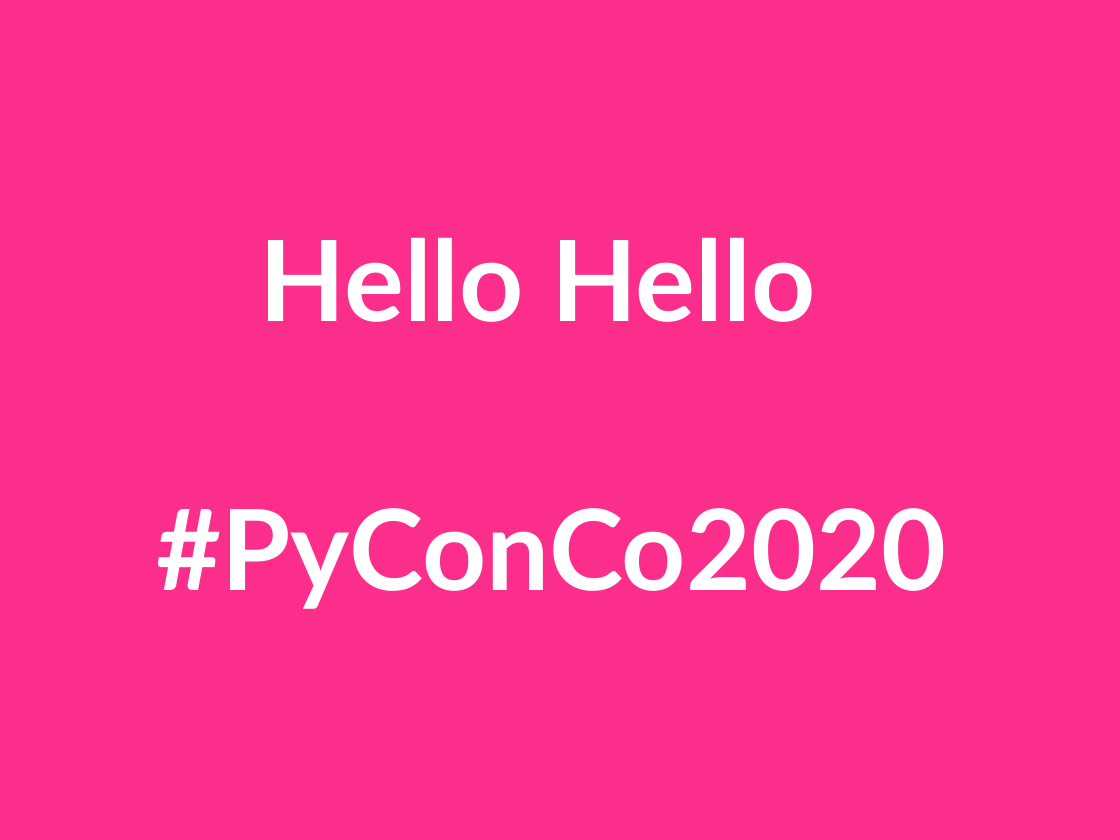
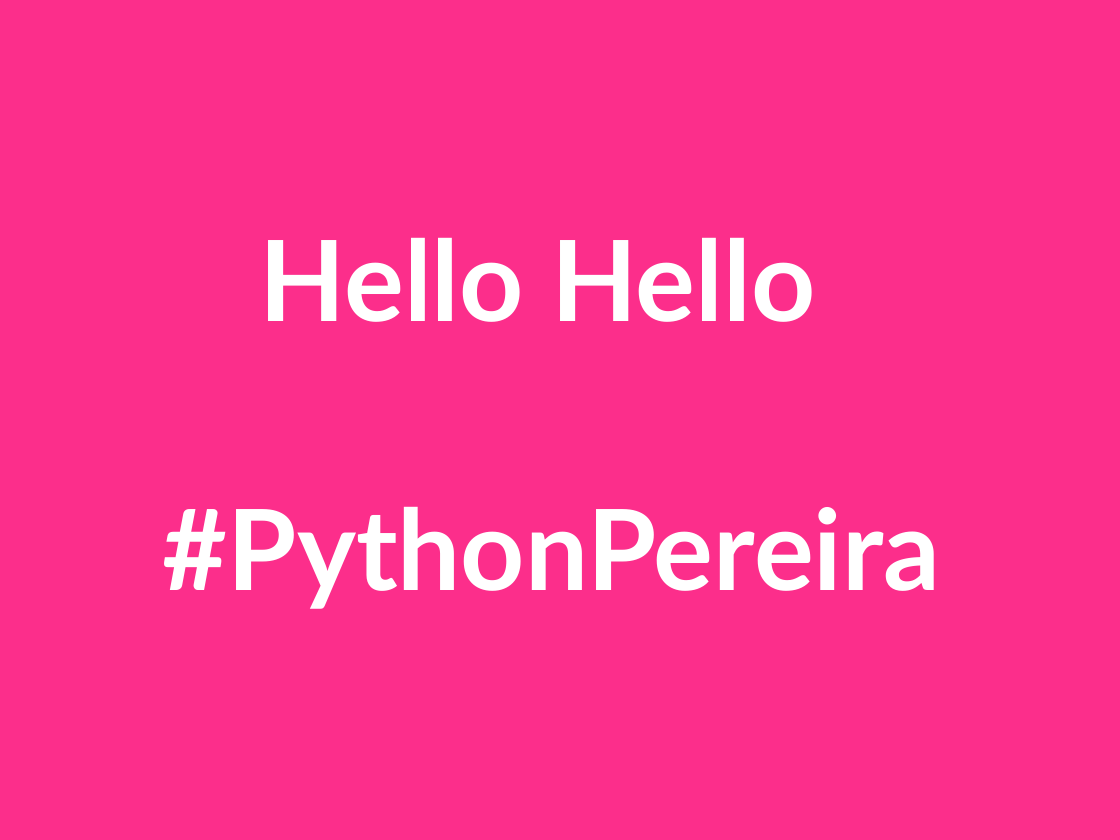
Before and after one commit to ALandazabal/Analisis-de-Sentimiento--Talk, a slide deck: slide 1 of Angelica Landazabal - PyConCo2020.pptx. Drawn at 1120x840 pixels with LibreOffice and Linux fonts; fonts in the diff are those of the drawing. Boxes give left, top, right and bottom in pixels: in the first picture for what was removed or moved away, otherwise in the second. Text is boxed around its words. In the diff, an @@ line names an element or a change of style, - is before the commit and + after.

```diff
--- a/Angelica Landazabal - PyConCo2020.pptx
+++ b/Angelica Landazabal - PyConCo2020.pptx
@@ title at [163, 237, 940, 609]: text changed @@
-Hello Hello
-#PyConCo2020
+Hello Hello
+#PythonPereira
```
Also in this commit, not shown: 5 other files.
